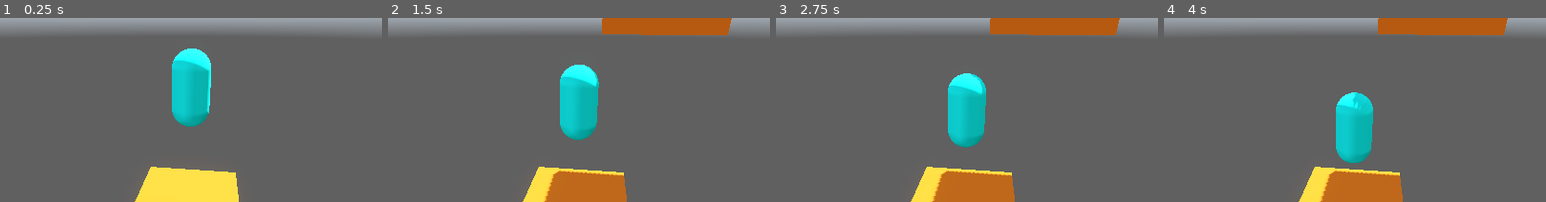
Above: before the commit, frames 1-4 (left to right).
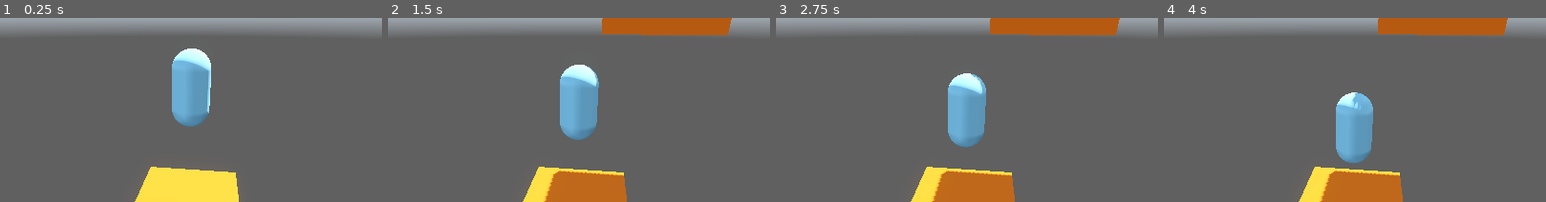
Above: after the commit, the same moments.

Repository: Yadovitiy/SkyPogo
Game: Godot game, scene res://Scenes/Game/game.tscn
Same seed, same stepped clock (60 frames per second), same inputs: the game is played once before the commit and once after it. A sky picture missing from this copy of the repository is replaced by a grey-blue gradient.
Inputs:
- Up to frame 1 (0.25 s): no input
- Up to frame 2 (1.5 s): no input
- Up to frame 3 (2.75 s): no input
- Up to frame 4 (4 s): no input
The pictures show only the part of the screen within x 27-77%, y 7-57%; the shares and areas given below are measured in that part.

The runs differ from the first frame. In frame 1, 3.8% of the frame differs, in the area x 45-56%, y 16-60%; in frame 2, 3.6%; in frame 3, 3.5%; in frame 4, 3.3%.

Commit message:
Тестовый коммит

Diff:
--- a/Scenes/Player/player.tscn
+++ b/Scenes/Player/player.tscn
@@ -3,7 +3,7 @@
 [ext_resource type="Script" uid="uid://cr0gi4rr4t7td" path="res://Scenes/Player/player.gd" id="1_uvnfx"]
 
 [sub_resource type="StandardMaterial3D" id="StandardMaterial3D_tugb3"]
-albedo_color = Color(0, 1, 0.9291558, 1)
+albedo_color = Color(0.5427474, 0.83044285, 1, 1)
 
 [sub_resource type="CapsuleMesh" id="CapsuleMesh_uvnfx"]
 material = SubResource("StandardMaterial3D_tugb3")
